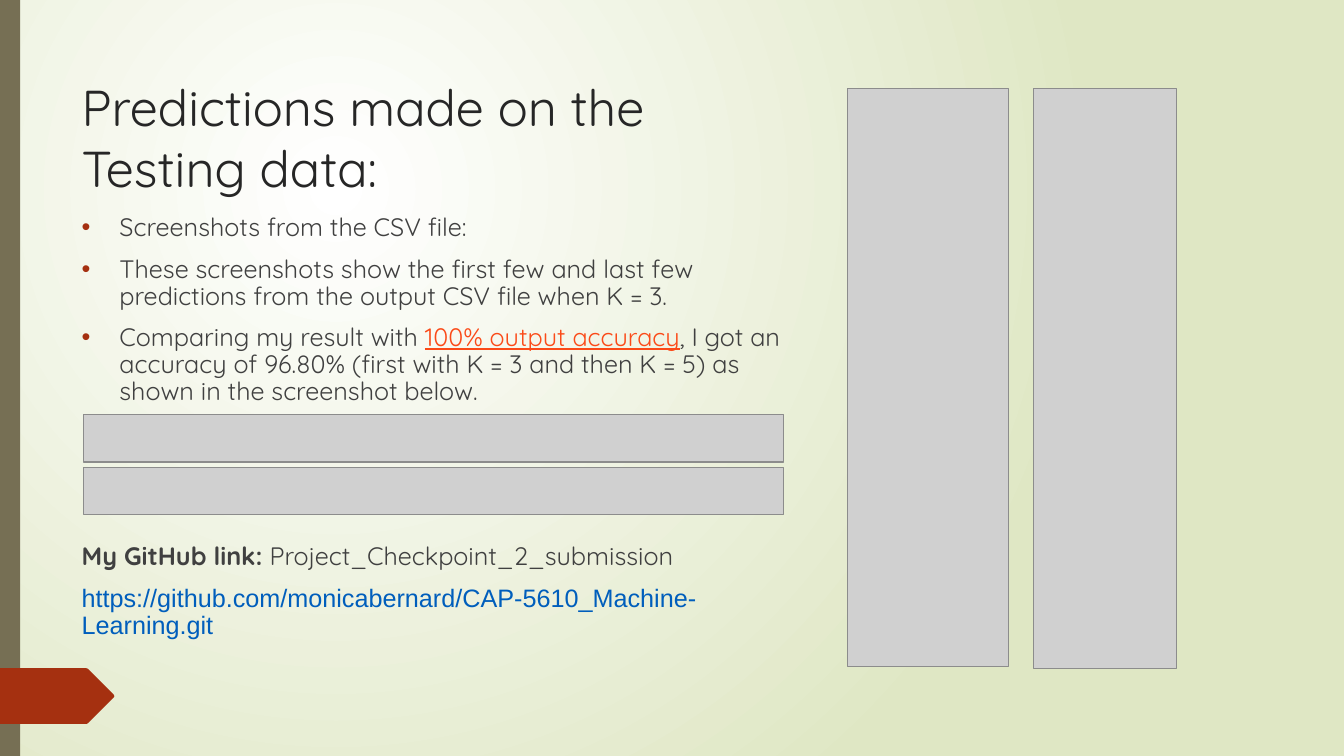
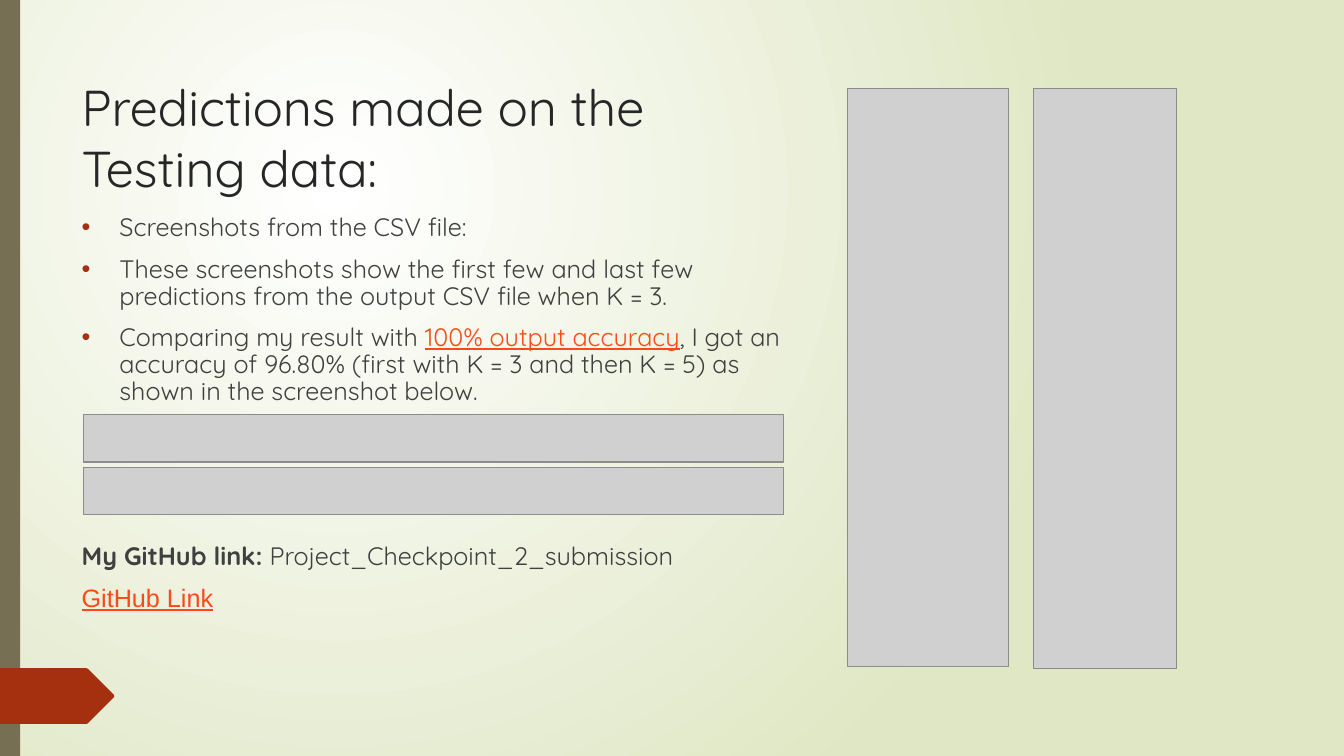
Before and after one commit to macbeez/CAP-5610_Machine-Learning, a slide deck: slide 5 of Project_Checkpoint_2_submission/KNN_algorithm.pptx. Drawn at 1344x756 pixels with LibreOffice and Linux fonts; fonts in the diff are those of the drawing; grey boxes stand for pictures. Boxes give left, top, right and bottom in pixels: in the first picture for what was removed or moved away, otherwise in the second. Text is boxed around its words. In the diff, an @@ line names an element or a change of style, - is before the commit and + after.

Commit message:
Changed the link in the presentation

```diff
--- a/Project_Checkpoint_2_submission/KNN_algorithm.pptx
+++ b/Project_Checkpoint_2_submission/KNN_algorithm.pptx
@@ text at [82,588,213,611]: text changed; text colour #005EBC to #FB4A18 @@
-https://github.com/monicabernard/CAP-5610_Machine-Learning.git
+GitHub Link
```
Also in this commit, not shown: 1 other file.
